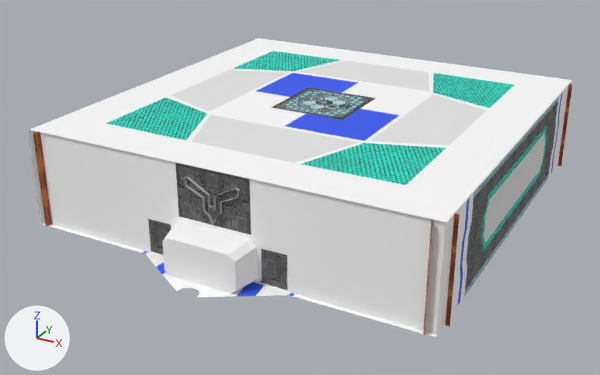
A saved change to the FBX model Assets/Models/Arenas/Arenas_3vs3/Arenas_3vs3.fbx.
The view is the same before and after, from a 50 mm lens placed at (56.8, -111.2, 55.0), pointed at (-2.1, -4.1, 1.4). The axes (+X, +Y, +Z) are drawn at lower left. The lights are the same throughout. Where no turn or scale is listed for an object, it has been applied to the vertices. Vertices at the same position are counted once.

In view in the first picture: 'Floor', 'Grids', 'Top', 'Walls'.
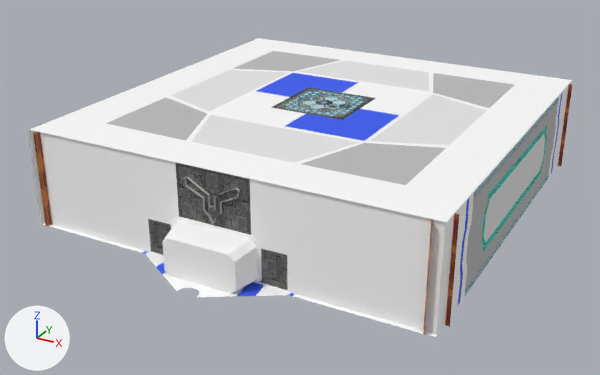
The change, as a list of edits to the scene's bpy script:
```text
Add mat_shader:
    mat_shader = principled_material('shader')
    mat_shader.base_color = (0.5, 0.5, 0.5)  # grey #bcbcbc
    mat_shader.roughness = 0.749
Add mat_new:
    mat_new = principled_material('new')
    mat_new.base_color = (0.5, 0.5, 0.5)  # grey #bcbcbc
    mat_new.roughness = 0.749
Add mat_new_02:
    mat_new_02 = principled_material('new_02')
    mat_new_02.base_color = (0.5, 0.5, 0.5)  # grey #bcbcbc
    mat_new_02.roughness = 0.749
Change me_mesh_004:
    used by ob_walls; location = (0.0, 0.0, 7.4)
    remove me_mesh_004.from_pydata(...)  # 2162 vertices, 1902 faces; spans x -31.8..31.8, y -32.1..32.1, z -7.4..7.4
    add me_mesh_004.from_pydata(...)  # 2132 vertices, 1874 faces; spans x -31.8..31.8, y -32.1..32.1, z -7.4..7.4
    me_mesh_004 part 3
    15 vertices are removed from x 31.2, y 0.0, z -7.4..7.4
    28 faces are deleted
    2 new faces join them, mat_emissivo_exagon (picture img_exagon_emissive_albedo_png)
    2 new faces join them, mat_emissive_band (picture img_emissive_band_albedo_png)
    2 new faces join them, mat_metal_galvanized (its picture is missing)
    6 new faces join them, mat_glass_visor (white #e7e7e7)
    2 new faces join them, mat_shader (grey #bcbcbc)
    me_mesh_004 part 4: 168 kept faces spanning x -31.2..31.2, y -22.4..22.4, z -7.4..7.4 get new texture (UV) coordinates
    me_mesh_004 part 5: 88 faces spanning x -31.2..31.2, y -22.4..22.4, z -6.2..6.5 switch from mat_futuristic (picture img_futuristic_panel_albedo_png) to mat_shader (grey #bcbcbc)
Change me_mesh:
    where me_mesh.from_pydata(...)  # 176 vertices, 150 faces; spans x -31.2..31.2, y -31.5..31.5, z 0.0
    used by ob_top; location = (0.0, 0.0, 14.8)
    me_mesh part 1: all 2 faces centred in x -17.2..17.2, y 17.8, z 0.0 switch from mat_emissivo_exagon (picture img_exagon_emissive_albedo_png) to mat_new (grey #bcbcbc)
    me_mesh part 2: all 2 faces centred in x -17.2..17.2, y -17.8, z 0.0 switch from mat_emissivo_exagon (picture img_exagon_emissive_albedo_png) to mat_new_02 (grey #bcbcbc)
```

Pixel boxes [x1, y1, x2, y2] of what changed, in the pictures (600 x 375 px):
part 1 of me_mesh, recoloured (cyan to grey)
    both: [233, 51, 514, 108]
part 2 of me_mesh, recoloured (cyan to grey)
    both: [106, 97, 446, 185]
part 3 of me_mesh_004, cut back
    both: [482, 108, 548, 272]
part 4 of me_mesh_004, surface changed
    both: [465, 97, 559, 291]
part 5 of me_mesh_004, recoloured
    both: [465, 102, 558, 289]
